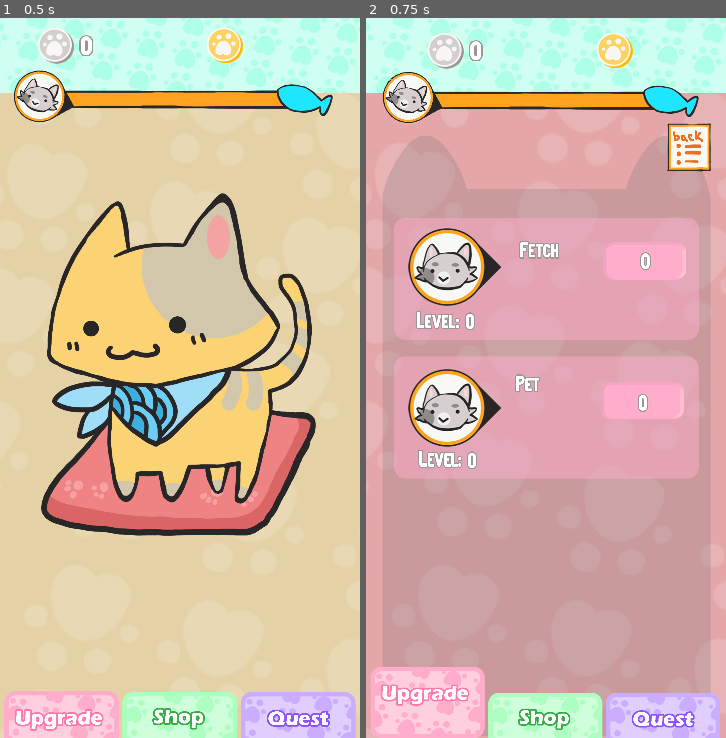
Above: before the commit, frames 1-2 (left to right).
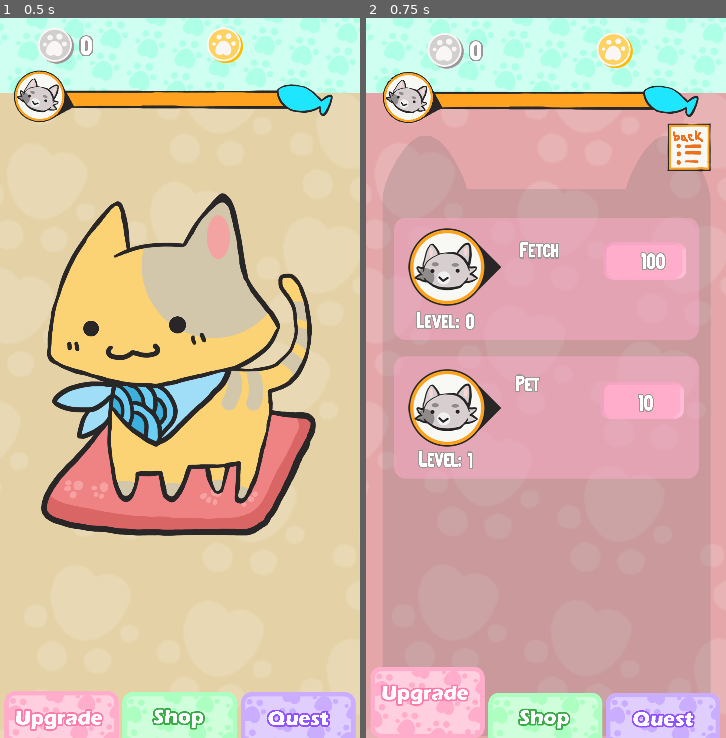
Above: after the commit, the same moments.

Repository: tedosuji/catclicker
Game: Godot game, scene res://src/Main.tscn
Same seed, same stepped clock (60 frames per second), same inputs: the game is played once before the commit and once after it.
Inputs (mouse positions are in pixels of both pictures, inside the frame that each line leads up to):
- Up to frame 1 (0.5 s): no input
- Up to frame 2 (0.75 s): click (542, 363) at 0.5 s

Frame 1 is identical in both runs. In frame 2, 0.2% of the frame differs, in the area x 28-84%, y 32-63%.
Error before the commit: Invalid set index 'text' (on base: 'null instance') with value of type 'String'. (res://src/upgradeMenu.gd:14)

Commit message:
updated paths

Diff:
--- a/src/upgradeMenu.gd
+++ b/src/upgradeMenu.gd
@@ -1,11 +1,11 @@
 extends Node2D
 
 #declaring text representation
-onready var silvercoin = $bg/catcoin_0/silvercoin
-onready var clickUpgradeText = $bg/clickUpgradeText
-onready var cpsUpgradeText = $bg/cpsUpgradeText
-onready var clickLevelText = $bg/clickLevelText
-onready var cpsLevelText = $bg/cpsLevelText
+onready var silvercoin = $upgrade_bg/catcoin_0/silvercoin
+onready var clickUpgradeText = $upgrade_bg_frame/pet/clickUpgradeText
+onready var cpsUpgradeText = $upgrade_bg_frame/fetch/cpsUpgradeText
+onready var clickLevelText = $upgrade_bg_frame/pet/level/clickLevelText
+onready var cpsLevelText = $upgrade_bg_frame/fetch/level/cpsLevelText
 
 
 # Called when the node enters the scene tree for the first time.
Not shown: 1 places in src/Main.tscn that only renumber resources
